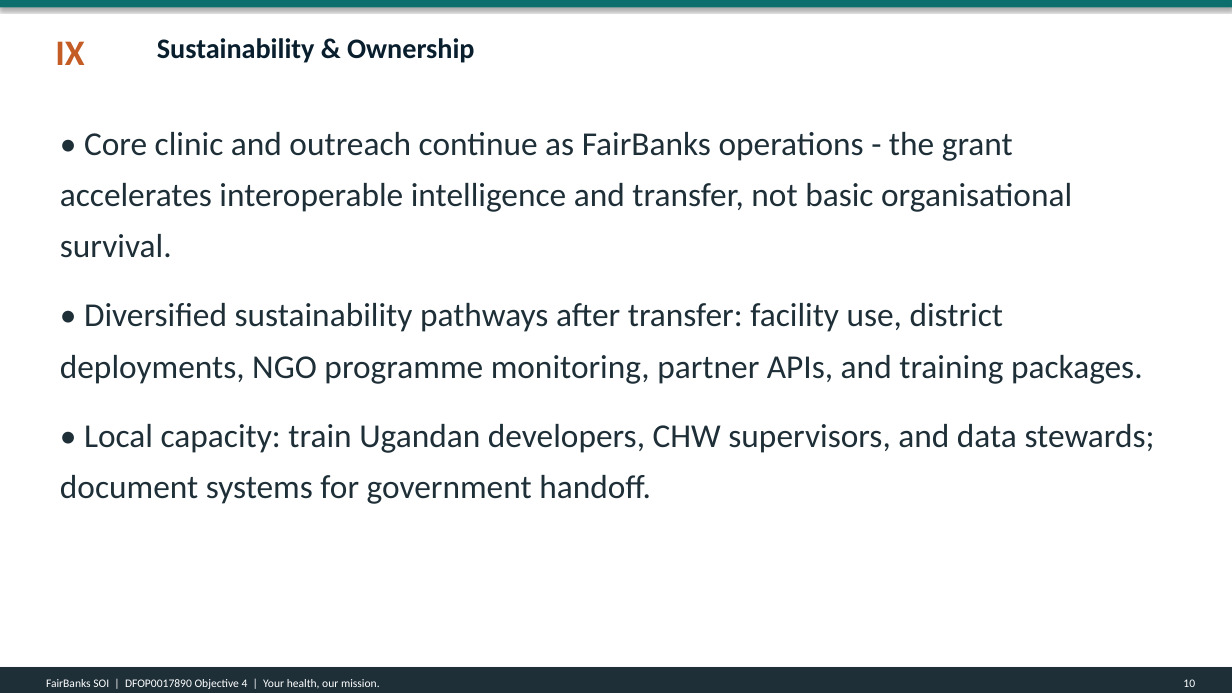
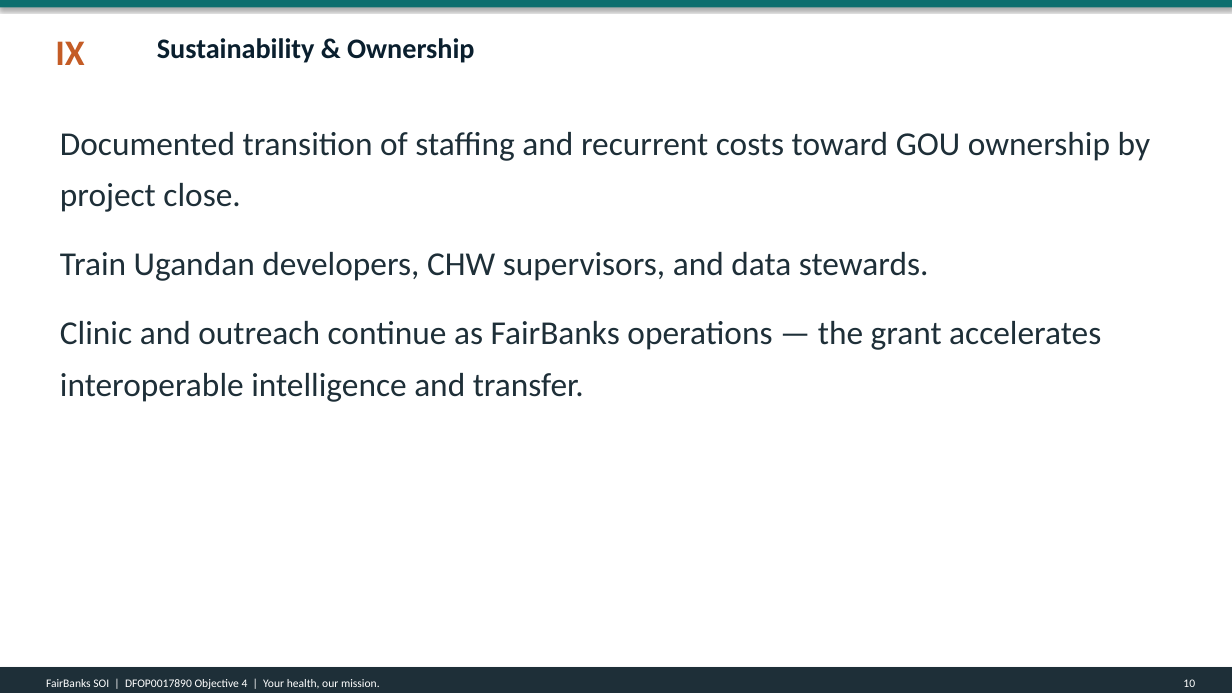
Before and after one commit to WASSWA2624/fairbanks, a slide deck: slide 10 of applications/dos-uganda/documents/dos-uganda_ppt.pptx. Drawn at 1232x693 pixels with LibreOffice and Linux fonts; fonts in the diff are those of the drawing. Boxes give left, top, right and bottom in pixels: in the first picture for what was removed or moved away, otherwise in the second. Text is boxed around its words. In the diff, an @@ line names an element or a change of style, - is before the commit and + after.

Commit message:
Revise build_dos-uganda_docs.py and associated documents to reflect updates in the Statement of Interest for the Uganda Health System MOU (DFOP0017890). Change "Step 1" to "Phase 1" in titles and subtitles, enhance project details including the proposed project title and organization name, and update narrative content to align with new objectives focused on interoperability and government ownership. Ensure consistency across Word, PDF, and PowerPoint formats while maintaining compliance with project guidelines.

```diff
--- a/applications/dos-uganda/documents/dos-uganda_ppt.pptx
+++ b/applications/dos-uganda/documents/dos-uganda_ppt.pptx
@@ text at <box>60,132,1150,402</box>: text changed @@
-• Core clinic and outreach continue as FairBanks operations - the grant accelerates interoperable intelligence and transfer, not basic organisational survival.
-• Diversified sustainability pathways after transfer: facility use, district deployments, NGO programme monitoring, partner APIs, and training packages.
-• Local capacity: train Ugandan developers, CHW supervisors, and data stewards; document systems for government handoff.
+Documented transition of staffing and recurrent costs toward GOU ownership by project close.
+Train Ugandan developers, CHW supervisors, and data stewards.
+Clinic and outreach continue as FairBanks operations — the grant accelerates interoperable intelligence and transfer.
```
Also in this commit, not shown: 9 other slides changed, 4 other files.
